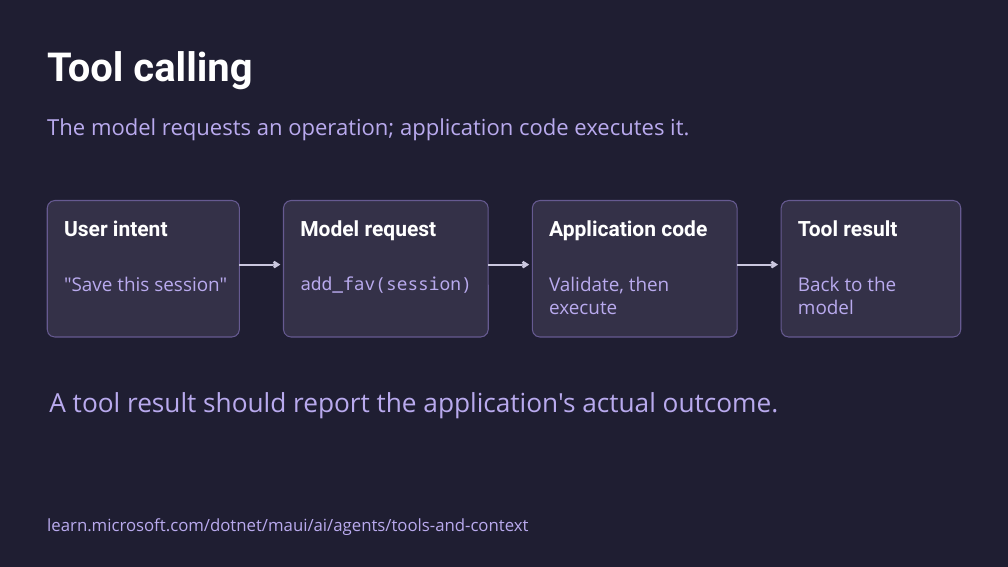
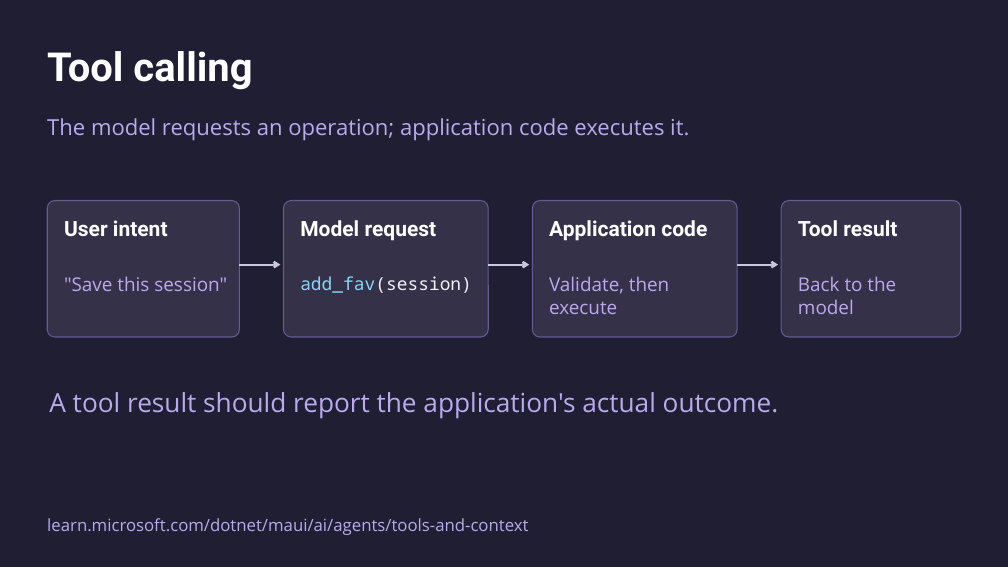
Before and after one commit to mattleibow/dotnetconf2026, a slide deck: slide 23 of slides.pptx. Drawn at 1008x567 pixels with LibreOffice and Linux fonts; fonts in the diff are those of the drawing. Boxes give left, top, right and bottom in pixels: in the first picture for what was removed or moved away, otherwise in the second. Text is boxed around its words. In the diff, an @@ line names an element or a change of style, - is before the commit and + after.

```diff
--- a/slides.pptx
+++ b/slides.pptx
@@ text "add_fav(session)" at (x1=300, y1=276, x2=472, y2=293): text colour #B9AAEE to #86D8F7, text colour #B9AAEE to #F2F1FA in "add_fav(session)" @@
```
Also in this commit, not shown: 15 other slides changed.
